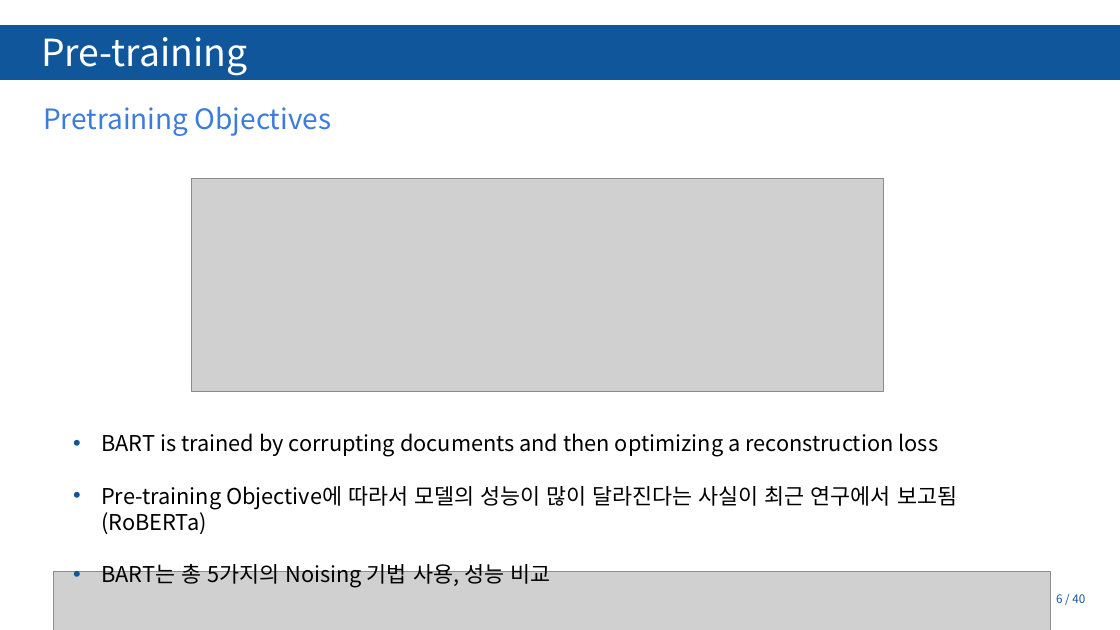
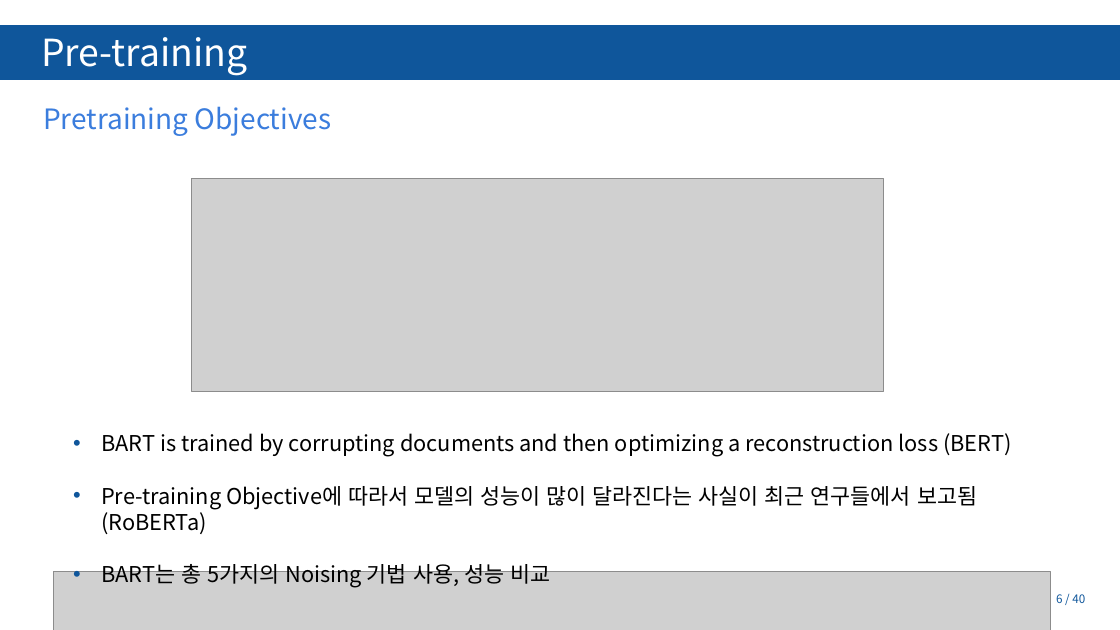
Before and after one commit to Tiabet/Paper-for-ML-DL, a slide deck: slide 6 of 세미나/BART_김정현.pptx. Drawn at 1120x630 pixels with LibreOffice and Linux fonts; fonts in the diff are those of the drawing; grey boxes stand for pictures; background and template pictures are left out. Boxes give left, top, right and bottom in pixels: in the first picture for what was removed or moved away, otherwise in the second. Text is boxed around its words. In the diff, an @@ line names an element or a change of style, - is before the commit and + after.

```diff
--- a/세미나/BART_김정현.pptx
+++ b/세미나/BART_김정현.pptx
@@ text at [101,433,1011,534]: text changed @@
-• BART is trained by corrupting documents and then optimizing a reconstruction loss
-• Pre-training Objective에 따라서 모델의 성능이 많이 달라진다는 사실이 최근 연구에서 보고됨 (RoBERTa)
+• BART is trained by corrupting documents and then optimizing a reconstruction loss (BERT)
+• Pre-training Objective에 따라서 모델의 성능이 많이 달라진다는 사실이 최근 연구들에서 보고됨 (RoBERTa)
```
Also in this commit, not shown: 20 other slides changed, 1 slide added, 1 slide removed, 2 other files.
